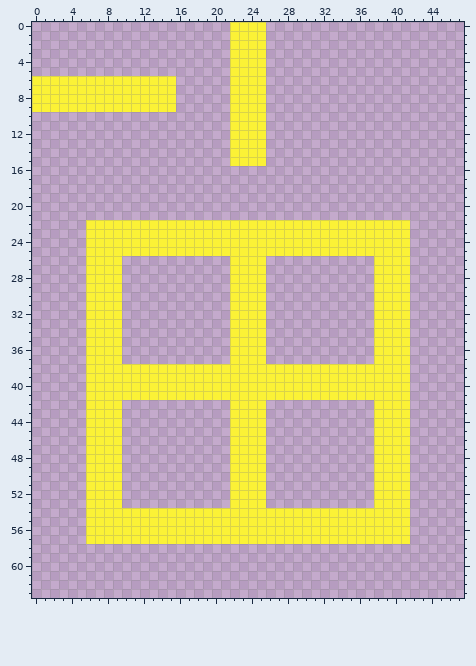
Edited in one commit: pixel-art sprite (SHOVEL JAM GAME/shovel-jam-game/Assets/bars.png). Above: the version before the commit.
The file is 48x64 pixels. Colours within 5 levels of each other are drawn and written as one.
After the commit:
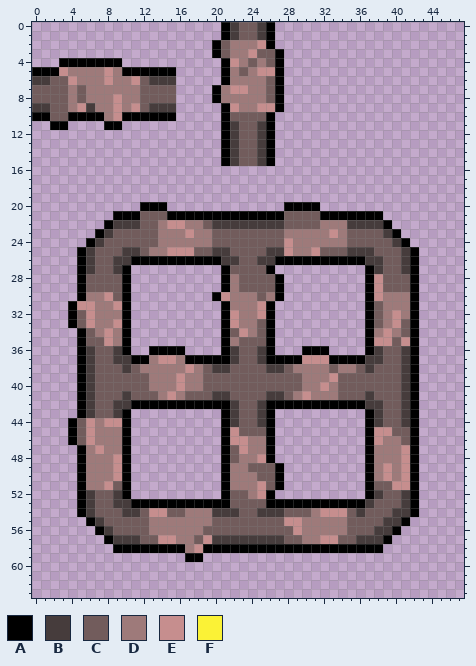
Palette (. is transparent): A #000000  B #463c3c  C #725c5c  D #9e7a7a  E #c68e8e  F #fbf236
Diff:
Changed rows in their new state; - is an unchanged pixel.
first column x 0:
 0 ---------------------ABCCBA-
 1 ---------------------ABCCBA-
 2 --------------------ACDDDEA-
 3 --------------------ACDDECCA
 4 ---AAAAAAA-----------AEDCDCA
 5 AAAEDDDDEDAAAAAA-----ADCDEEA
 6 BBCCEDDDEDDECBBB-----ADDDDCA
 7 CCCCDCDDDDDDCCCC----ADEEDDCA
 8 CCCCDCDDDEDDCCCC----ADDDDDCA
 9 BBCCDEBDDEDECBBB-----AEDDEEA
10 AACCAAAADEAAAAAA-----ACCCCA-
11 --AA----AA-----------ABCCBA-
12 ---------------------ABCCBA-
13 ---------------------ABCCBA-
14 ---------------------ABCCBA-
15 ---------------------ABCCBA-
first column x 4:
20 --------AAA-------------AAAA-----------
21 -----AAACCCAAAAAAAAAAAAACCCCAAAAAAA----
22 --..ABBBCCDEEDDCBBBBBBBBCCCCDDDBBBBA..-
23 --.ABCCCCCDDDEDDCCCCCCCCDDDDDEDCCCCBA.-
24 --ABCCCCCCDDDDDDCCCCCCCCEDDDDDDCCCCCBA-
25 -ABCCCBBCDDEEECCBBCCCCBBEDDECCCBBBCCCBA
26 -ABCCBBAAAAAAAAAABBCCBBAAAAAAAAAABBCCBA
27 -ABCCBA----------ACCCCA----------ABCCBA
28 -ACCCCA----------ADCCCCA---------AECCCA
29 -ACCCCA----------ADCCCCA---------AECCCA
30 -ADDECA---------AEDDDCDA---------AEDDDA
31 AEEDDEA----------ADDDEA----------ACDDDA
32 ACEDDDA----------AEDDEA----------ACDEDA
33 ACEDDEA----------AEDDCA----------ACDECA
34 -ACDEDA----------ACEDCA----------ADEDCA
35 -ACCEDA----------ADCCCA----------AEECEA
36 -ABCCBA--AAAA----ABCCBA---AAA----ABCCBA
37 -ABCCBBAADEEDAAAAABCCBAAAAEEEAAAABBCCBA
38 -ABCCCBCDDDDDEDCBBCCCCBBCDDDDCDDCBCCCBA
39 -ABCCCCCCDDDEDDCCCCCCCCCCCDDDECCCCCCCBA
40 -ABCCCCCCDDDEDDCCCCCCCCCCCDDEDCCCCCCCBA
41 -ABCCCBCCCDEDCCCBBCCCCBBCDEDDDCCCBCCCBA
42 -ABCCBBAAAAAAAAAAABCCBAAAAAAAAAAABBCCBA
43 -ABCCBA----------ABCCBA----------ABCCBA
44 ACEDEEA----------ABCCBA----------ABCCBA
45 ACEDDDA----------AECCCA----------AEECCA
46 ACEDDDA----------AEEDDA----------AEDDCA
47 -ADEDDA----------ACEDDA----------ADDDEA
48 -ADDDEA----------ACDDEA----------ADDDEA
49 -ADDDEA----------ADDCCCA---------ADEDEA
50 -ADDDEA----------ADDDCCA---------ADEDEA
51 -ADDECA----------ADDDECA---------ACCEEA
52 -ABCCBA----------ACCDEA----------ABCCBA
53 -ABCCBBAAAAAAAAAAACCCCAAAAAAAAAAABCCCBA
54 -ABCCCBBCEECCDDDBBBCCBBBCCCDEEECBCCCBBA
55 --ABCCCCCDDDDDDDCCCCCCCCEEDDDDDCCCCBBA-
56 --.ABCCCCDDDDDDCCCCCCCCCCEDDDDDCCCBBA.-
57 --..ABBBCCEEDDCEBBBBBBBBCCDDEECCBBBA..-
58 -----AAAAAAAADEAAAAAAAAAAAAAAAAAAAA----
59 -------------AA------------------------
Where, in picture pixels (left, top, right, bottom), the same in both pictures:
changed: (32, 22, 419, 562)
